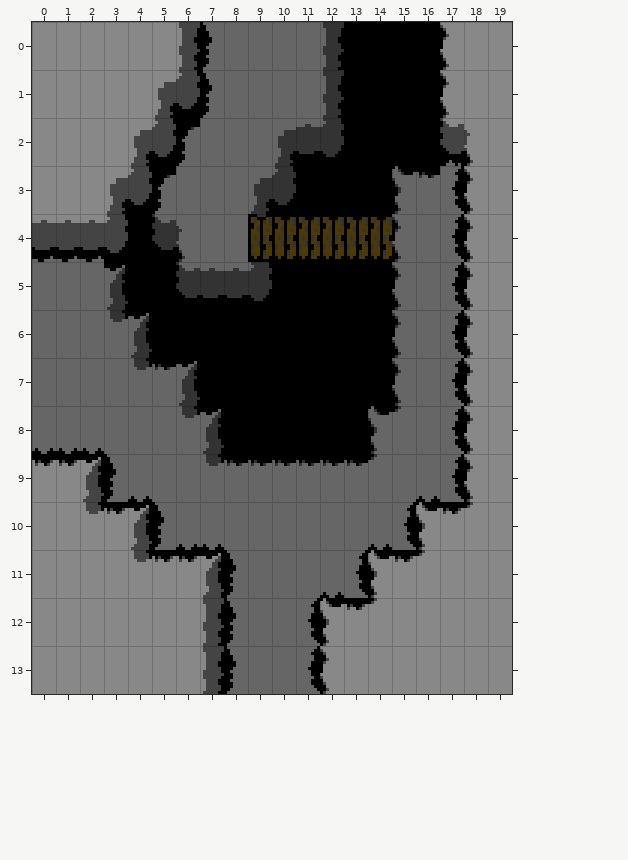
Tiled map, stored at tiled/hills_room_12.tmx. Above: the version before the commit.
Cells are 8x16 px. Shown: x 0..19, y 0..13.
Now the later version:
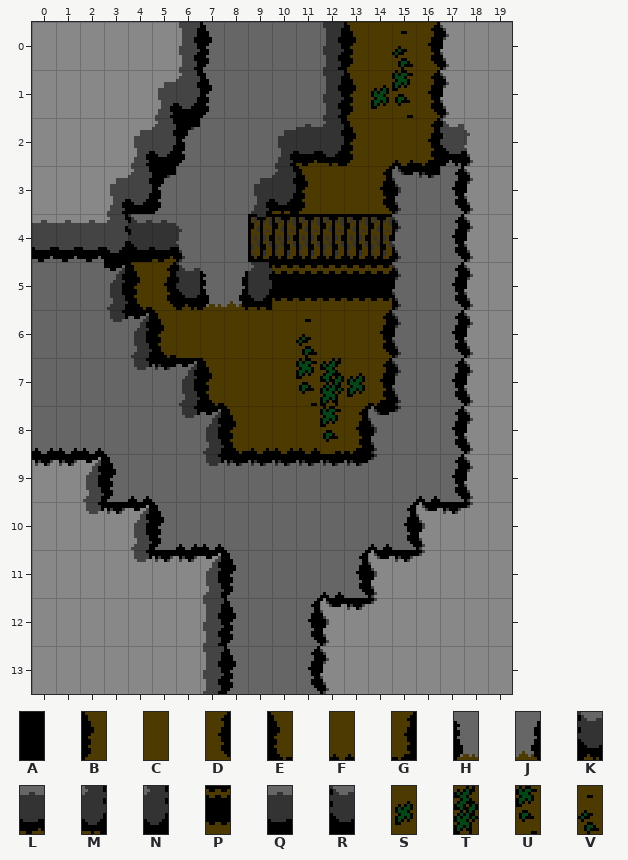
Key: from "hills_high": A 17; from "hills_ledges": B 0, C 1, D 2, E 3, F 4, G 5, H 6, J 7, K 18, L 19, M 20, N 35, P 38, Q 41, R 42; from "hills_veg": S 0, T 1, U 2, V 3.
_ is an empty cell.
What changed:
Layer "Tile Layer 1":
The author changed tile A to tile B in rows 0 to 2 at x 13; in row 3 at x 11.
The author changed tile A to tile C in row 0 at x 14; in row 2 at x 14; in row 3 at x 12 to 13; in row 6 at x 6 to 10 and 12 to 13; in row 7 at x 8 to 10.
The author changed tile A to tile D in rows 0 to 1 at x 16; in row 3 at x 14; in row 5 at x 5; in row 6 at x 14.
The author changed tile A to tile E in row 5 at x 4; in row 6 at x 5; in row 7 at x 7; in row 8 at x 8.
The author changed tile A to tile F in row 2 at x 15; in row 8 at x 9 to 11.
The author changed tile A to tile G in row 2 at x 16; in row 7 at x 14; in row 8 at x 13.
The author changed tile Q to tile H in row 5 at x 7.
The author changed tile Q to tile J in row 5 at x 8.
The author changed tile R to tile K in row 5 at x 6.
The author changed tile Q to tile L in row 2 at x 11.
The author changed tile R to tile L in row 4 at x 5.
The author changed tile N to tile M in row 2 at x 12; in row 3 at x 10; in row 5 at x 9.
The author changed tile A to tile P in row 5 at x 10 to 14.
The author changed tile A to tile R in row 4 at x 4.
The author changed tile A to tile S in row 1 at x 14; in row 7 at x 13.
The author changed tile A to tile T in row 7 at x 12.
The author changed tile A to tile U in row 1 at x 15; in row 7 at x 11; in row 8 at x 12.
The author changed tile A to tile V in row 0 at x 15; in row 6 at x 11.
